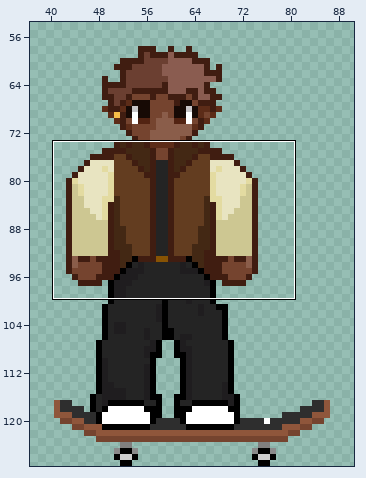
Two versions of one pixel-art file, Acesprite/Character/Idle.aseprite. The picture above shows the old version from afar; the outline marks the close-up.
Close-up. The starting point:
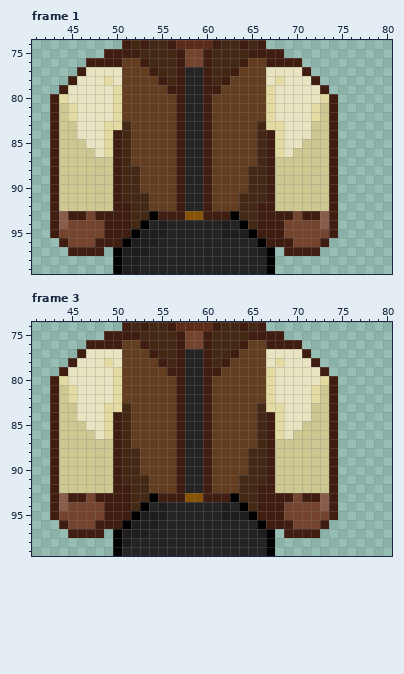
128x128 pixels, 3 frames. Colours within 5 levels of each other are drawn and written as one. Shown: frame 1: x 41..80, y 74..99; frame 3: x 41..80, y 74..99. The wide view leaves out empty margins. The commit also changed other frames or places, which this record leaves out.
The result:
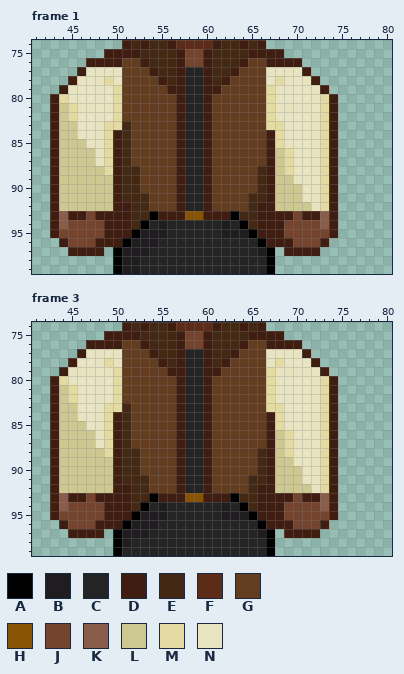
Palette (. is transparent): A #000000  B #1f1d1f  C #242424  D #401d11  E #432814  F #5c2c18  G #633d20  H #875304  J #75442f  K #8a5d4a  L #cdc792  M #e3dba1  N #e8e4c1
Diff:
--- frame 1, layer "Character"
@@ x 41..80 @@
  80 ..DMNNNNNMGGGGGGDCCDGGGGGGMNNNNNMD......
- 81 ..DLMNNNNMGGGGGGDCCDGGGGGGMNNNNMLD......
- 82 ..DLMNNNNMGGGGGGDCCDGGGGGGMNNNNMLD......
- 83 ..DLLNNNMMEGGGGGDCCDGGGGGEMMNNNLLD......
- 84 ..DLLNNNMDEGGGGGDCCDGGGGGEDMNNNLLD......
- 85 ..DLLLNNMDEGGGGGDCCDGGGGGEDMNNLLLD......
- 86 ..DLLLLNMDEGGGGGDCCDGGGGGEDMNLLLLD......
- 87 ..DLLLLLLDEGGGGGDCCDGGGGGEDLLLLLLD......
- 88 ..DLLLLLLDEEGGGGDCCDGGGGEEDLLLLLLD......
- 89 ..DLLLLLLDEEGGGGDCCDGGGGEEDLLLLLLD......
- 90 ..DLLLLLLDEEGGGGDCCDGGGGEEDLLLLLLD......
- 91 ..DLLLLLLDEEEGGGDCCDGGGEEEDLLLLLLD......
- 92 ..DLLLLLLDDEEGGGDCCDGGGEEDDLLLLLLD......
+ 81 ..DLMNNNNMGGGGGGDCCDGGGGGGMNNNNNMD......
+ 82 ..DLMNNNNMGGGGGGDCCDGGGGGGMNNNNNMD......
+ 83 ..DLLNNNMMEGGGGGDCCDGGGGGGMMNNNNMD......
+ 84 ..DLLNNNMDEGGGGGDCCDGGGGGGDMNNNNMD......
+ 85 ..DLLLNNMDEGGGGGDCCDGGGGGGDMNNNNMD......
+ 86 ..DLLLLNMDEGGGGGDCCDGGGGGGDLMNNNMD......
+ 87 ..DLLLLNMDEGGGGGDCCDGGGGGGDLMNNNMD......
+ 88 ..DLLLLLMDEEGGGGDCCDGGGGGEDLMNNNMD......
+ 89 ..DLLLLLLDEEGGGGDCCDGGGGGEDLLNNNMD......
+ 90 ..DLLLLLLDEEGGGGDCCDGGGGGEDLLLNNMD......
+ 91 ..DLLLLLLDEEEGGGDCCDGGGGEEDLLLNNMD......
+ 92 ..DLLLLLLDDEEGGGDCCDGGGGEDDLLLLNMD......
  93 ..DKDDJDDDDEEADDDHHDDDAEEDDDDJDDKD......
--- frame 3, layer "Character": the same change as frame 1
Boxes around the changes in both close-ups, in picture pixels (x1, y1, x2, y2):
changed: (239, 103, 329, 211)
changed: (95, 157, 113, 175)
changed: (239, 385, 329, 493)
changed: (95, 439, 113, 457)
